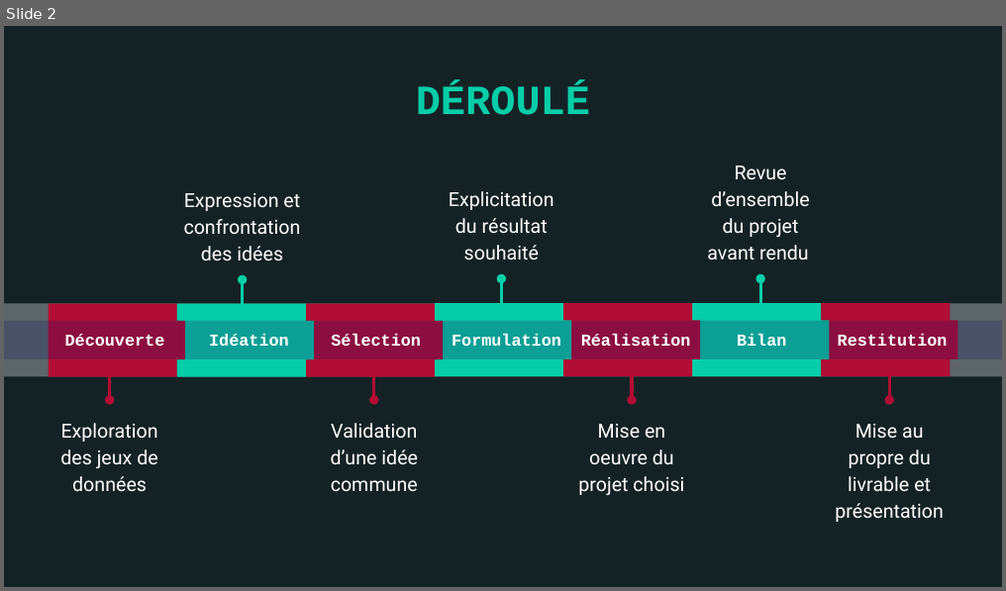
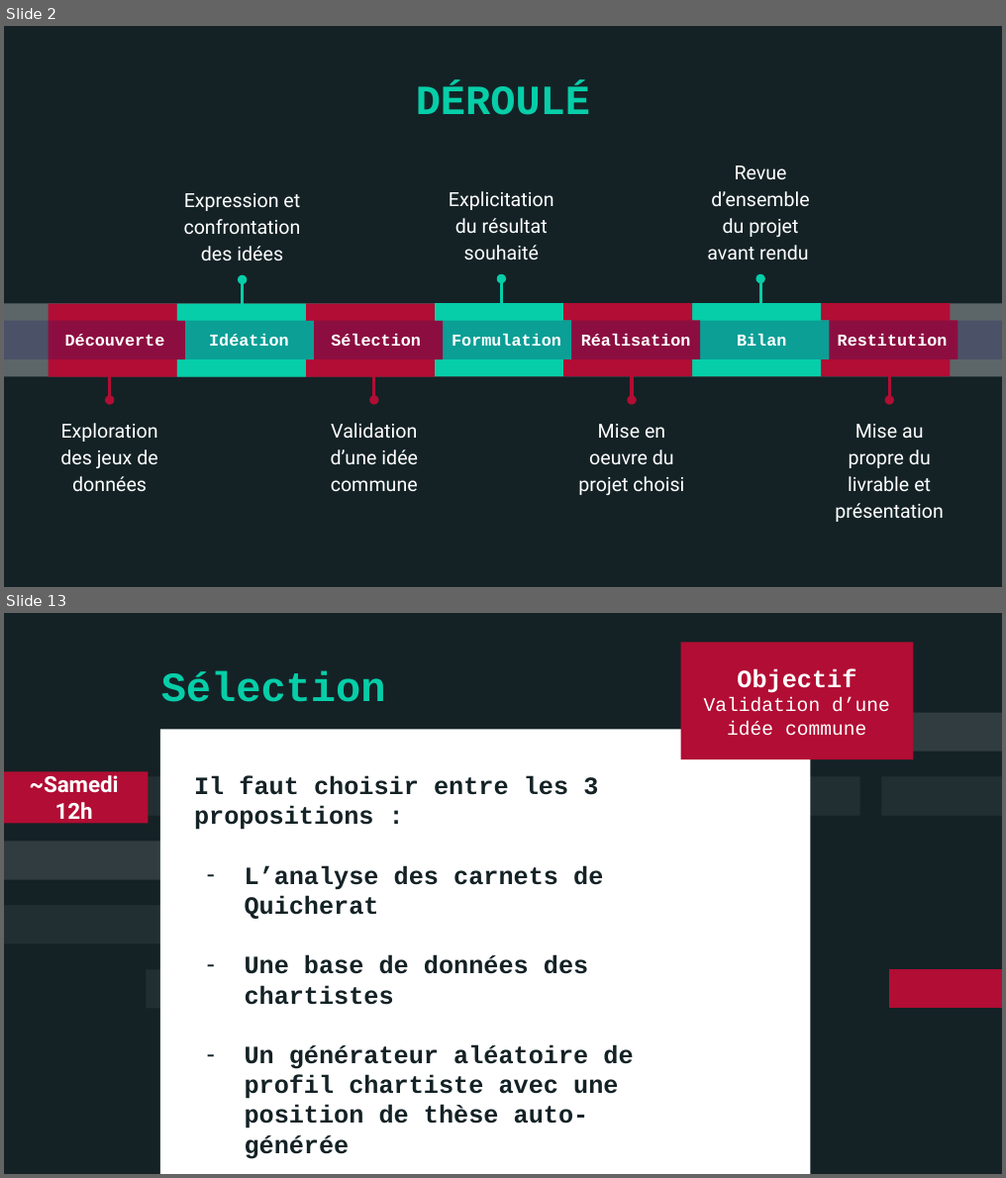
Before and after one commit to ademec/Serendipite-Godaille-Lenification, a slide deck: 2021-09 _ Carnet de bord.pptx. Shown one above the other, each under a label of ours: slide 2 before the commit, slides 2 and 13 after it; the slides between them are not shown. The pictures are 1006x591 and 1006x1178 pixels, drawn with LibreOffice and Linux fonts; fonts in the diff are those of the drawing. Boxes give left, top, right and bottom in pixels: in the first picture for what was removed or moved away, otherwise in the second. Text is boxed around its words. In the diff, an @@ line names an element or a change of style, - is before the commit and + after.

Commit message:
Mise en ligne du Carnet de Bord terminé.

```diff
--- a/2021-09 _ Carnet de bord.pptx
+++ b/2021-09 _ Carnet de bord.pptx
@@ slide 13 added at (x1=4, y1=613, x2=1002, y2=1174), background #142226 @@
@@ rectangle added at (x1=680, y1=642, x2=913, y2=760), fill #B20D34, 14 pt, text #FFFFFF @@
+Objectif Validation d’une idée commune
@@ title added at (x1=161, y1=671, x2=386, y2=702), 30 pt, text #06CEA8, bold @@
+Sélection
@@ rectangle added at (x1=160, y1=730, x2=810, y2=1174), fill #FFFFFF @@
@@ freeform shape added at (x1=756, y1=713, x2=1002, y2=752), fill #FFFFFF at 12% opacity @@
@@ title added at (x1=4, y1=771, x2=148, y2=824), fill #B20D34, 16 pt, text #FFFFFF, bold @@
+~Samedi 12h
@@ freeform shape added at (x1=138, y1=776, x2=258, y2=816), fill #FFFFFF at 6% opacity @@
@@ text added at (x1=194, y1=775, x2=633, y2=1159), 18 pt, text #142226, bold @@
+Il faut choisir entre les 3 propositions :
+– L’analyse des carnets de Quicherat
+– Une base de données des chartistes
+– Un générateur aléatoire de profil chartiste avec une position de thèse auto-générée
@@ freeform shape added at (x1=602, y1=776, x2=860, y2=816), fill #FFFFFF at 6% opacity @@
@@ freeform shape added at (x1=881, y1=776, x2=1002, y2=816), fill #FFFFFF at 6% opacity @@
@@ freeform shape added at (x1=4, y1=842, x2=197, y2=880), fill #FFFFFF at 12% opacity @@
@@ freeform shape added at (x1=4, y1=905, x2=250, y2=945), fill #FFFFFF at 6% opacity @@
@@ freeform shape added at (x1=146, y1=969, x2=266, y2=1008), fill #FFFFFF at 6% opacity @@
@@ freeform shape added at (x1=888, y1=969, x2=1002, y2=1008), fill #B20D34 @@
```
Also in this commit, not shown: 9 slides changed, 23 other slides added, 1 slide removed.
